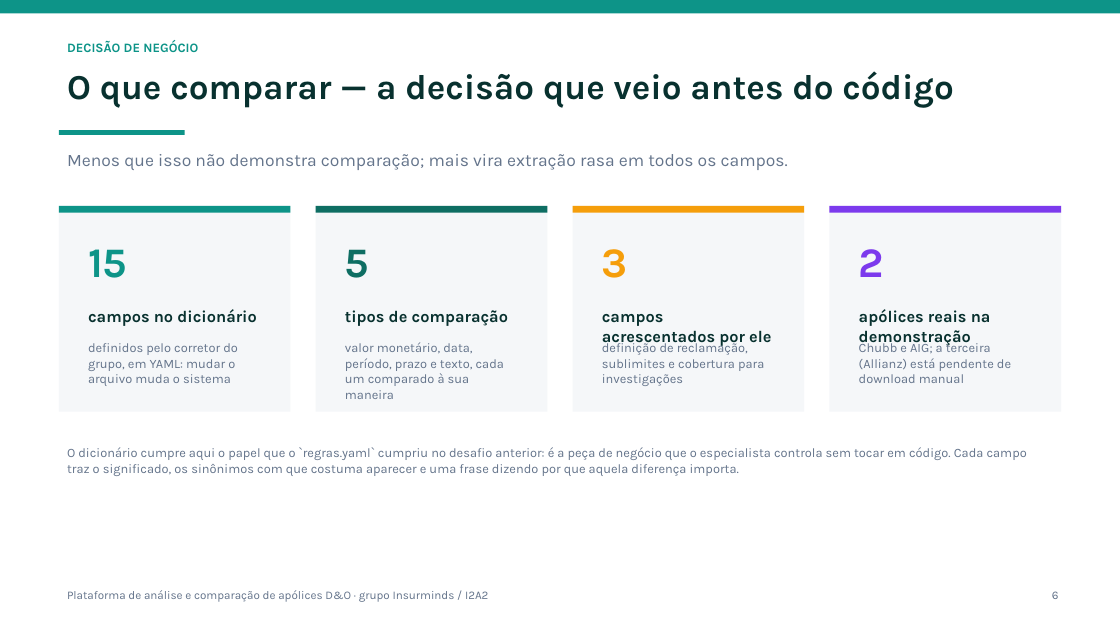
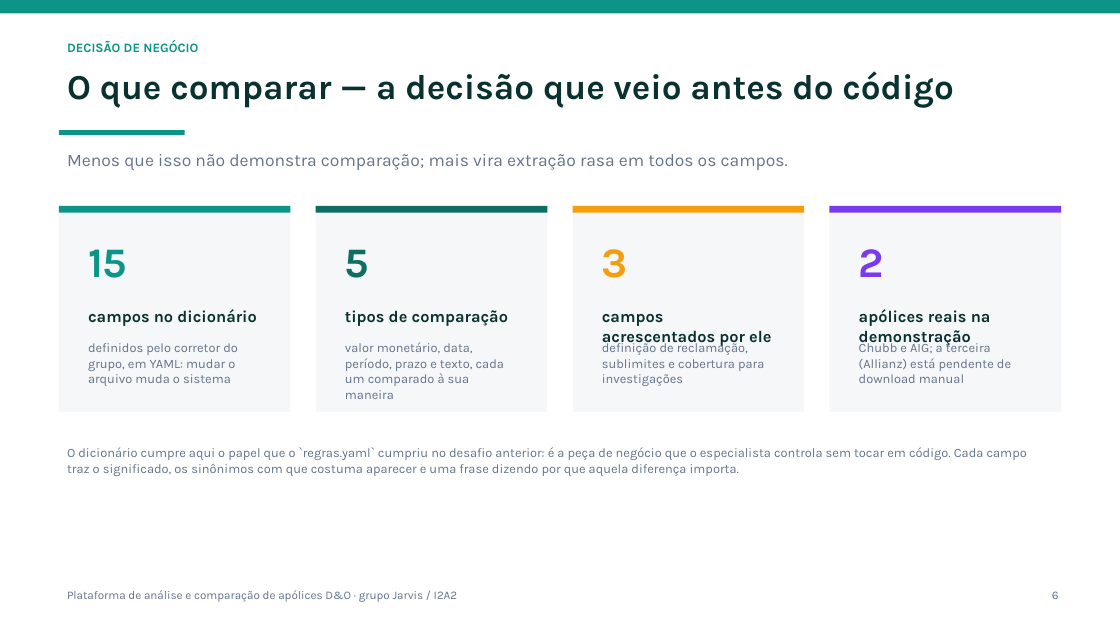
Before and after one commit to DanielRamon10/insurminds-projeto-final, a slide deck: slide 6 of Projeto_Final_Artefatos/InsurMinds_Projeto_Final.pptx. Drawn at 1120x630 pixels with LibreOffice and Linux fonts; fonts in the diff are those of the drawing. Boxes give left, top, right and bottom in pixels: in the first picture for what was removed or moved away, otherwise in the second. Text is boxed around its words. In the diff, an @@ line names an element or a change of style, - is before the commit and + after.

```diff
--- a/Projeto_Final_Artefatos/InsurMinds_Projeto_Final.pptx
+++ b/Projeto_Final_Artefatos/InsurMinds_Projeto_Final.pptx
@@ text at [67, 590, 457, 602]: text changed @@
-Plataforma de análise e comparação de apólices D&O · grupo Insurminds / I2A2
+Plataforma de análise e comparação de apólices D&O · grupo Jarvis / I2A2
```
Also in this commit, not shown: 12 other slides changed, 8 other files.
